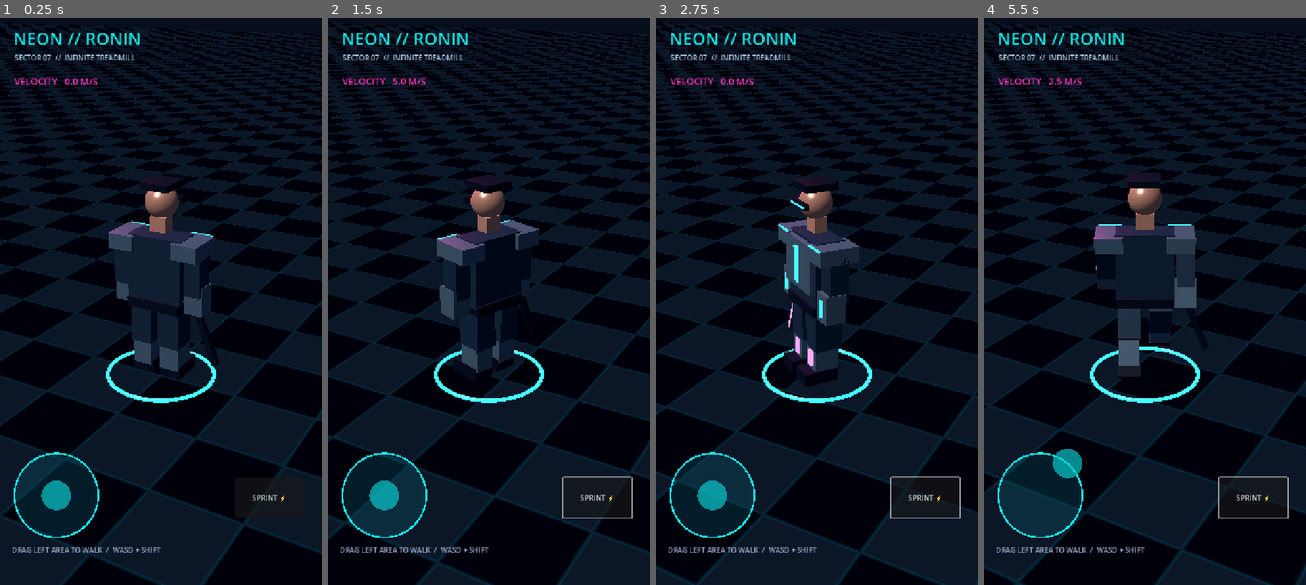
Above: before the commit, frames 1-4 (left to right).
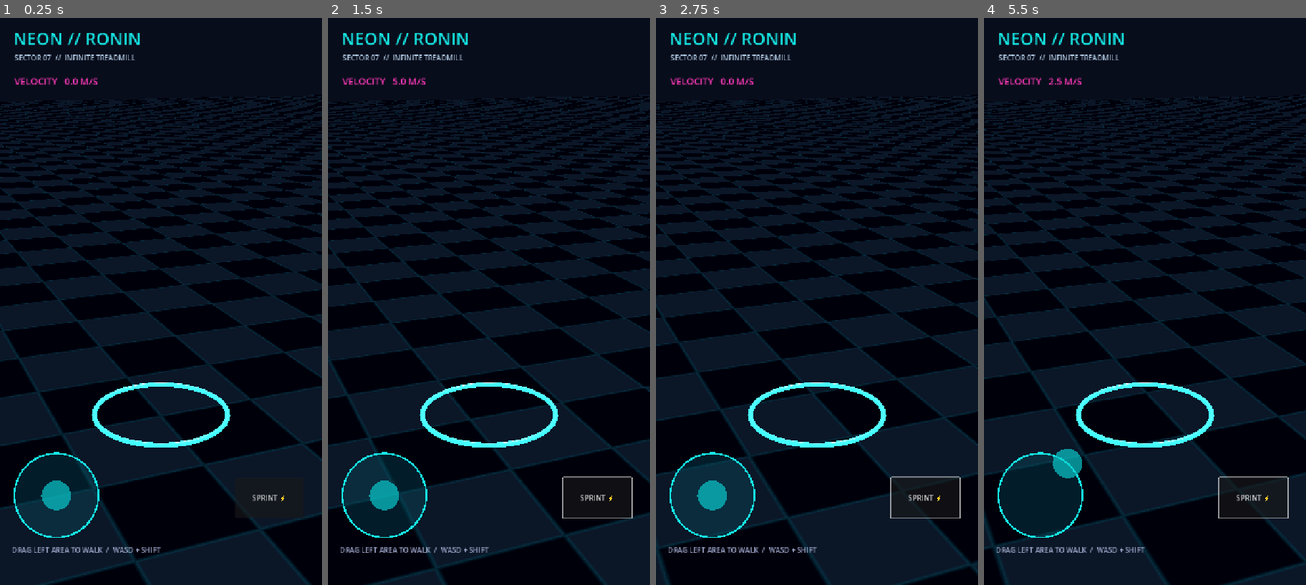
Above: after the commit, the same moments.

Repository: Frak89/Cyberpunk-2077-mobile
Game: Godot game, scene res://main.tscn
Same seed, same stepped clock (60 frames per second), same inputs: the game is played once before the commit and once after it.
Inputs (mouse positions are in pixels of both pictures, inside the frame that each line leads up to):
- Up to frame 1 (0.25 s): no input
- Up to frame 2 (1.5 s): click "SPRINT ⚡" at 0.5 s; tap Enter at 1.25 s; move the mouse to (559, 267) at 1.27 s; hold Right (ui_right) from 1.28 s (still down); hold Shift from 1.28 s (still down); click (559, 267) at 1.42 s
- Up to frame 3 (2.75 s): release Right (ui_right) at 2 s; release Shift at 2 s; drag from (752, 329) to (800, 414) at 2.02 s
- Up to frame 4 (5.5 s): move the mouse to (1177, 171) at 2.77 s; hold Right (ui_right) 2.78-3.5 s; hold Shift 2.78-3.5 s; drag from (1128, 414) to (1048, 210) at 3.52 s; move the mouse to (1241, 386) at 4.27 s; hold Left (ui_left) 4.28-5 s; hold Shift 4.28-5 s; drag from (1048, 210) to (1096, 154) at 5.02 s

The runs differ from the first frame. In frame 1, 40% of the frame differs, in the area x 0-100%, y 1-100%; in frame 2, 38%; in frame 3, 40%; in frame 4, 41%.

Commit message:
Replace cuboid hero with anatomically shaped textured 3D glTF samurai, photo-mapped face and articulated knees/elbows

Diff:
--- a/ronin.gd
+++ b/ronin.gd
@@ -54,10 +54,10 @@
     environment.environment = e
     add_child(environment)
     var cam := Camera3D.new()
-    cam.position = Vector3(5.0,5.7,8.8)
+    cam.position = Vector3(3.1,4.2,-7.7)
     cam.fov = 42.0
     add_child(cam)
-    cam.look_at(Vector3(0,1.3,0))
+    cam.look_at(Vector3(0,1.52,0))
     cam.current = true
     var sun := DirectionalLight3D.new()
     sun.rotation_degrees = Vector3(-55,-25,0)
@@ -106,58 +106,36 @@
     create_hero()
     create_hud()
 
+var rig_root: Node3D
+var l_knee: Node3D
+var r_knee: Node3D
+var l_elbow: Node3D
+var r_elbow: Node3D
+var head_joint: Node3D
+
 func create_hero() -> void:
     hero = Node3D.new()
-    hero.name = "CustomCyberSamurai"
+    hero.name = "CyberRonin"
     add_child(hero)
-    block(hero,"Torso",Vector3(0,1.73,0),Vector3(.85,1,.45),ARMOR)
-    block(hero,"Breastplate",Vector3(0,1.83,-.25),Vector3(.80,.73,.12),STEEL)
-    block(hero,"Reactor",Vector3(0,1.83,-.33),Vector3(.09,.54,.04),CYAN,true)
-    block(hero,"Belt",Vector3(0,1.2,0),Vector3(.84,.15,.54),BLACK)
-    block(hero,"Neck",Vector3(0,2.39,0),Vector3(.25,.22,.21),Color("#b77e68"))
-    var head := MeshInstance3D.new()
-    var headmesh := CapsuleMesh.new()
-    headmesh.radius = .245
-    headmesh.height = .48
-    head.mesh = headmesh
-    head.position = Vector3(0,2.7,-.02)
-    head.material_override = material(Color("#ad7864"))
-    hero.add_child(head)
-    block(hero,"Hair",Vector3(0,2.95,-.02),Vector3(.45,.10,.49),BLACK)
-    block(hero,"Visor",Vector3(0,2.70,-.265),Vector3(.45,.10,.05),BLACK)
-    block(hero,"Eyes",Vector3(0,2.69,-.294),Vector3(.40,.025,.025),CYAN,true)
-    # Optional user portrait: add assets/face.png locally.
-    if ResourceLoader.exists("res://assets/face.png"):
-        var face := Sprite3D.new()
-        face.texture = load("res://assets/face.png")
-        face.pixel_size = .00165
-        face.position = Vector3(0,2.68,-.27)
-        face.shaded = false
-        hero.add_child(face)
-    l_arm = Node3D.new(); l_arm.position = Vector3(-.58,2.09,0); hero.add_child(l_arm)
-    r_arm = Node3D.new(); r_arm.position = Vector3(.58,2.09,0); hero.add_child(r_arm)
-    for arm in [l_arm,r_arm]:
-        block(arm,"Upper",Vector3(0,-.34,0),Vector3(.26,.68,.29),ARMOR)
-        block(arm,"Forearm",Vector3(0,-.76,-.06),Vector3(.29,.43,.31),STEEL)
-        block(arm,"Neon",Vector3(0,-.76,-.23),Vector3(.06,.26,.03),CYAN,true)
-    l_leg = Node3D.new(); l_leg.position = Vector3(-.23,1.15,0); hero.add_child(l_leg)
-    r_leg = Node3D.new(); r_leg.position = Vector3(.23,1.15,0); hero.add_child(r_leg)
-    for leg in [l_leg,r_leg]:
-        block(leg,"Thigh",Vector3(0,-.28,0),Vector3(.34,.65,.42),ARMOR)
-        block(leg,"Shin",Vector3(0,-.75,-.02),Vector3(.30,.47,.37),STEEL)
-        block(leg,"Boot",Vector3(0,-1.03,-.12),Vector3(.34,.20,.52),BLACK)
-        block(leg,"LED",Vector3(0,-.75,-.22),Vector3(.10,.25,.03),PINK,true)
-    for s in [-1.0,1.0]:
-        block(hero,"Shoulder",Vector3(s*.51,2.10,0),Vector3(.40,.23,.60),STEEL)
-        block(hero,"ShoulderLight",Vector3(s*.51,2.21,-.30),Vector3(.34,.025,.025),CYAN,true)
-    var katana := Node3D.new()
-    katana.position = Vector3(.56,1.27,0)
-    katana.rotation_degrees.z = 22
-    hero.add_child(katana)
-    block(katana,"Scabbard",Vector3(0,-.48,0),Vector3(.09,1.0,.09),BLACK)
-    block(katana,"NeonBlade",Vector3(0,-.48,-.053),Vector3(.018,.96,.03),PINK,true)
-    block(katana,"Guard",Vector3(0,.06,0),Vector3(.23,.045,.20),STEEL)
-    block(katana,"Grip",Vector3(0,.25,0),Vector3(.08,.31,.09),BLACK)
+    var packed: PackedScene = load("res://assets/ronin_v2.glb")
+    if packed == null:
+        push_error("The real 3D avatar could not be imported")
+        return
+    rig_root = packed.instantiate() as Node3D
+    hero.add_child(rig_root)
+    l_leg = rig_root.find_child("HipL", true, false) as Node3D
+    r_leg = rig_root.find_child("HipR", true, false) as Node3D
+    l_arm = rig_root.find_child("ShoulderL", true, false) as Node3D
+    r_arm = rig_root.find_child("ShoulderR", true, false) as Node3D
+    l_knee = rig_root.find_child("KneeL", true, false) as Node3D
+    r_knee = rig_root.find_child("KneeR", true, false) as Node3D
+    l_elbow = rig_root.find_child("ElbowL", true, false) as Node3D
+    r_elbow = rig_root.find_child("ElbowR", true, false) as Node3D
+    head_joint = rig_root.find_child("Neck_Head", true, false) as Node3D
+    for limb in [l_leg, r_leg, l_arm, r_arm, l_knee, r_knee, l_elbow, r_elbow]:
+        if limb == null:
+            push_error("Rig hierarchy missing a joint after glTF import")
+            break
 
 func create_hud() -> void:
     var layer := CanvasLayer.new()
@@ -231,9 +209,19 @@
         stride += dt * .9
     floor_mat.set_shader_parameter("scroll",travel)
     var swing: float = sin(stride) * minf(active * 2.0, 1.0)
-    l_leg.rotation.x = swing*.60
-    r_leg.rotation.x = -swing*.60
-    l_arm.rotation.x = -swing*.48
-    r_arm.rotation.x = swing*.48
+    if l_leg != null and r_leg != null:
+        l_leg.rotation.x = swing * .48
+        r_leg.rotation.x = -swing * .48
+    if l_arm != null and r_arm != null:
+        l_arm.rotation.x = -swing * .38
+        r_arm.rotation.x = swing * .38
+    if l_knee != null and r_knee != null:
+        l_knee.rotation.x = maxf(0.0,-swing) * .38
+        r_knee.rotation.x = maxf(0.0,swing) * .38
+    if l_elbow != null and r_elbow != null:
+        l_elbow.rotation.x = -.18 - maxf(0.0,swing) * .19
+        r_elbow.rotation.x = -.18 - maxf(0.0,-swing) * .19
+    if head_joint != null:
+        head_joint.rotation.z = sin(stride*.32) * .015
     hero.position.y = .08 + abs(sin(stride))*.045*active
     label_speed.text = "VELOCITY   %.1f M/S" % speed
Binary file added: assets/face_albedo.jpg
Not shown, added: tools/requirements.txt
